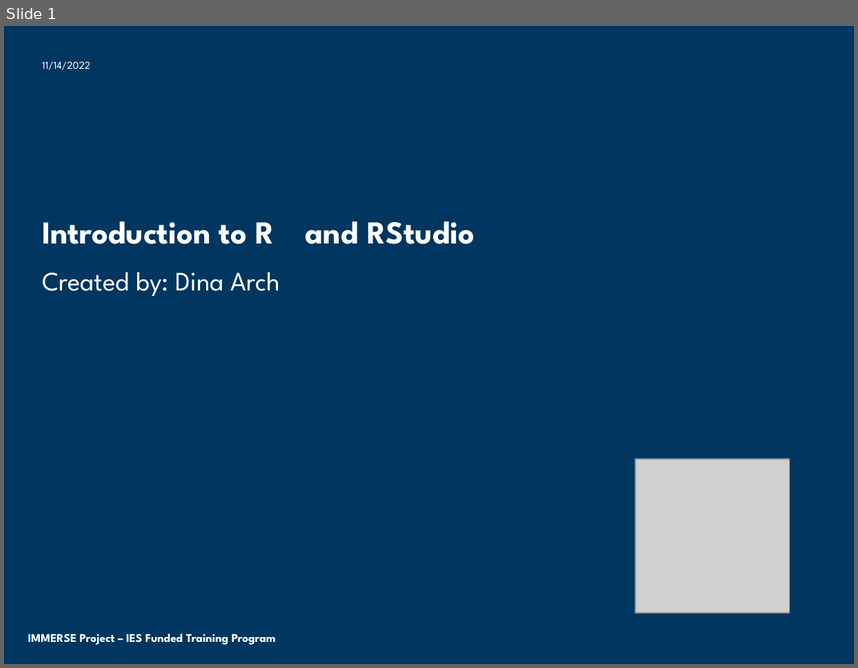
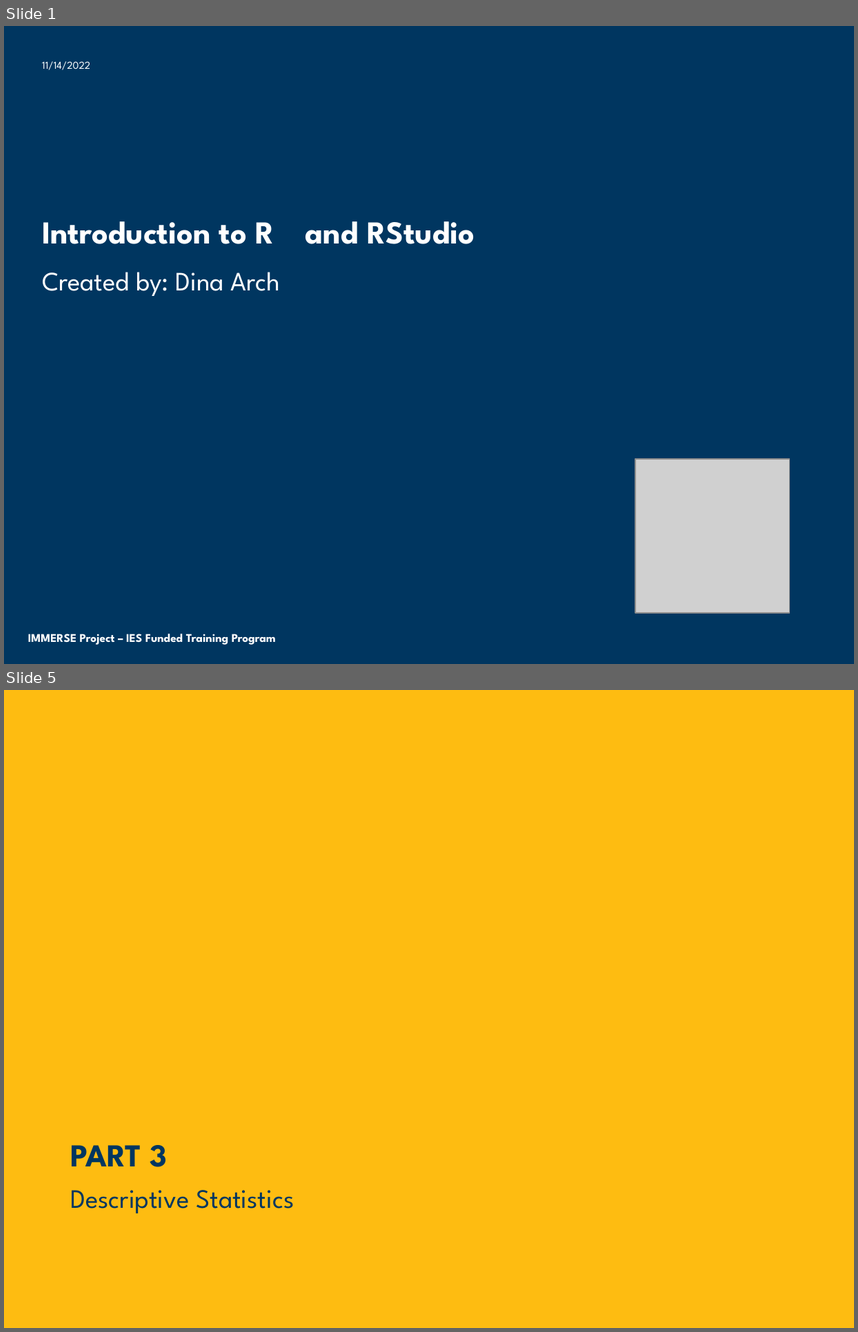
Before and after one commit to dinanajiarch/intro_to_rstudio, a slide deck: Introduction to R.pptx. Shown one above the other, each under a label of ours: slide 1 before the commit, slides 1 and 5 after it; the slides between them are not shown. The pictures are 858x668 and 858x1332 pixels, drawn with LibreOffice and Linux fonts; fonts in the diff are those of the drawing; grey boxes stand for pictures; background and template pictures are left out. Boxes give left, top, right and bottom in pixels: in the first picture for what was removed or moved away, otherwise in the second. Text is boxed around its words. In the diff, an @@ line names an element or a change of style, - is before the commit and + after.

```diff
--- a/Introduction to R.pptx
+++ b/Introduction to R.pptx
@@ slide 5 added at (x1=4, y1=690, x2=854, y2=1328), background #FEBC11 @@
@@ title added at (x1=70, y1=1145, x2=168, y2=1167), 27 pt, text #003660, bold @@
+PART 3
@@ text added at (x1=70, y1=1190, x2=294, y2=1213), 22.5 pt, text #003660 @@
+Descriptive Statistics
```
Also in this commit, not shown: 1 slide changed, 2 other slides added, 4 other files.
